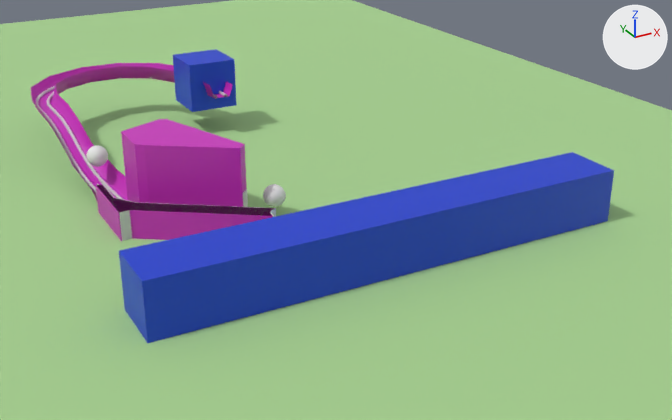
One commit to the COLLADA model wire_forms.dae: the scene before it, then after it.
Camera for both pictures: a camera (50 mm lens) standing at (0.68, -12.23, 4.56) and looking at (6.11, -2.34, -0.38). Arrows for +X, +Y and +Z are at upper right; the lights stay in place. Where no turn or scale is listed for an object, it has been applied to the vertices.

In view in the first picture: 'GHOST', 'GHOST_RESET', 'P__ramp_physics_alt_c__convert__decimate__apply', 'P_left_inlane', 'Plane', 'ramp_visual_triangles', 'visual_inlane'.
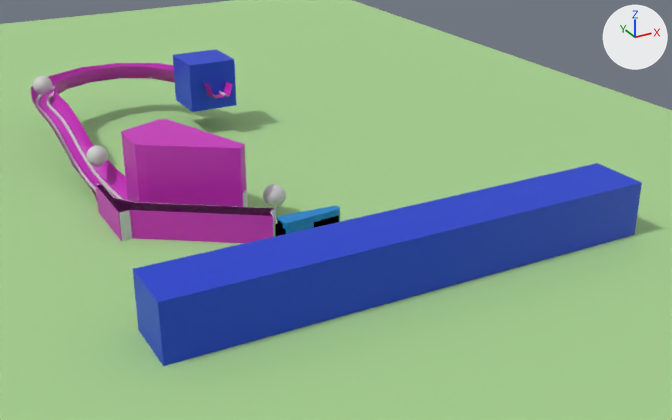
Diff of the bpy script that builds the scene:
```diff
--- a/wire_forms.dae.py
+++ b/wire_forms.dae.py
@@ mat_ball @@
+mat_ball = principled_material('BALL')
+mat_ball.base_color = (0.64, 0.64, 0.64)  # light grey #d1d1d1
+mat_ball.roughness = 0.44
@@ me_sphere_001 @@
+me_sphere_001.from_pydata(...)  # a UV sphere (32 segments, 16 rings, poles along z) spanning x -0.135..0.135, y -0.135..0.135, z -0.135..0.135
+me_sphere_001.materials.append(mat_ball)  # light grey #d1d1d1
@@ ob_ghost_reset @@
 ob_ghost_reset = bpy.data.objects.new('GHOST_RESET', me_cube_003)
-ob_ghost_reset.location = (5.52, -4.61, 0.27)
+ob_ghost_reset.location = (5.52, -5.04, 0.27)
@@ ob_ball_3 @@
+ob_ball_3 = bpy.data.objects.new('BALL_3', me_sphere_001)
+ob_ball_3.location = (3.24, 1.15, 0.83)
```

What differs and where, as boxes (x1, y1, x2, y2) in the pictures (672 x 420 px):
'GHOST_RESET', moved: before (119, 152, 614, 343); after (133, 163, 642, 366)
'BALL_3', added: after (33, 76, 53, 95)
